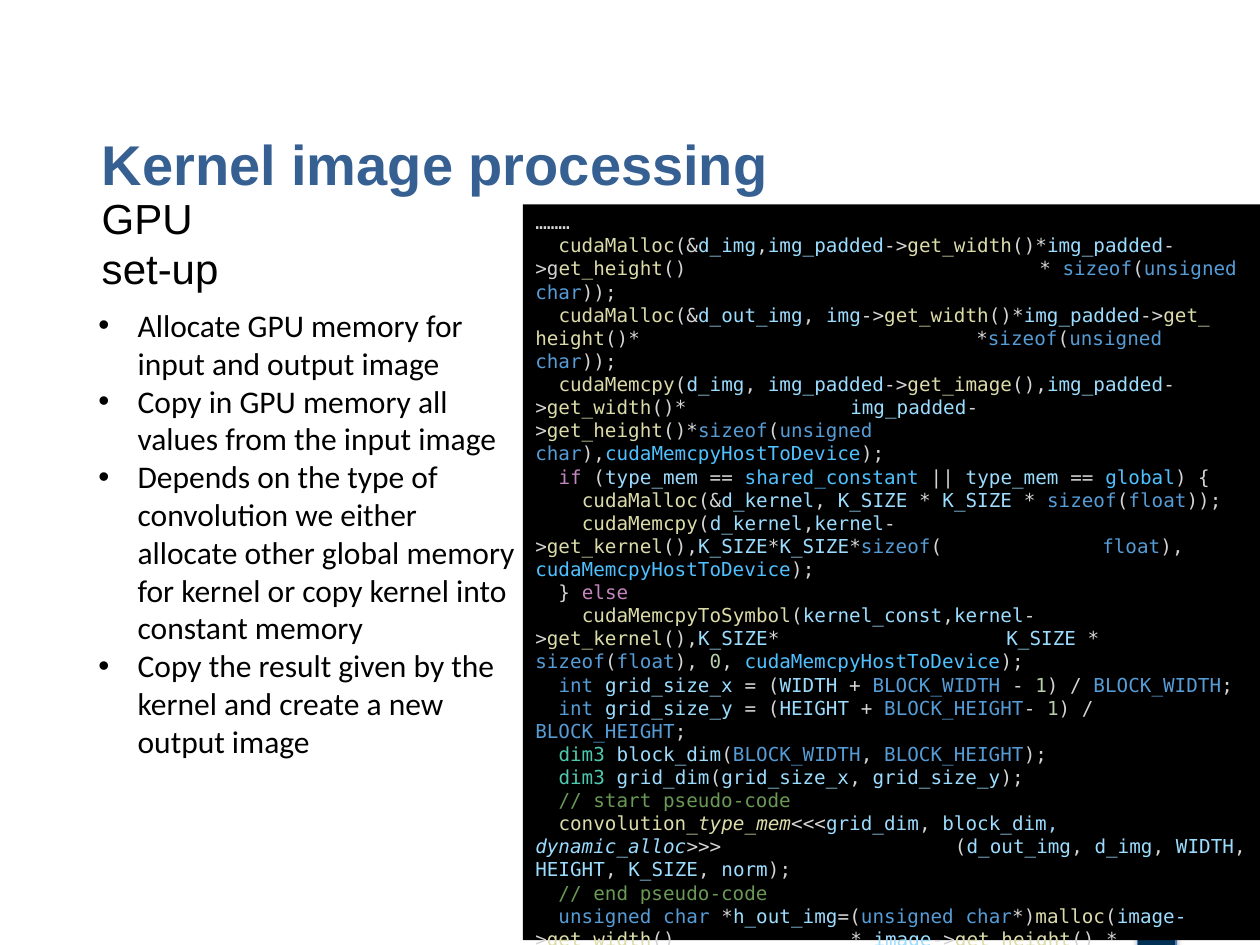
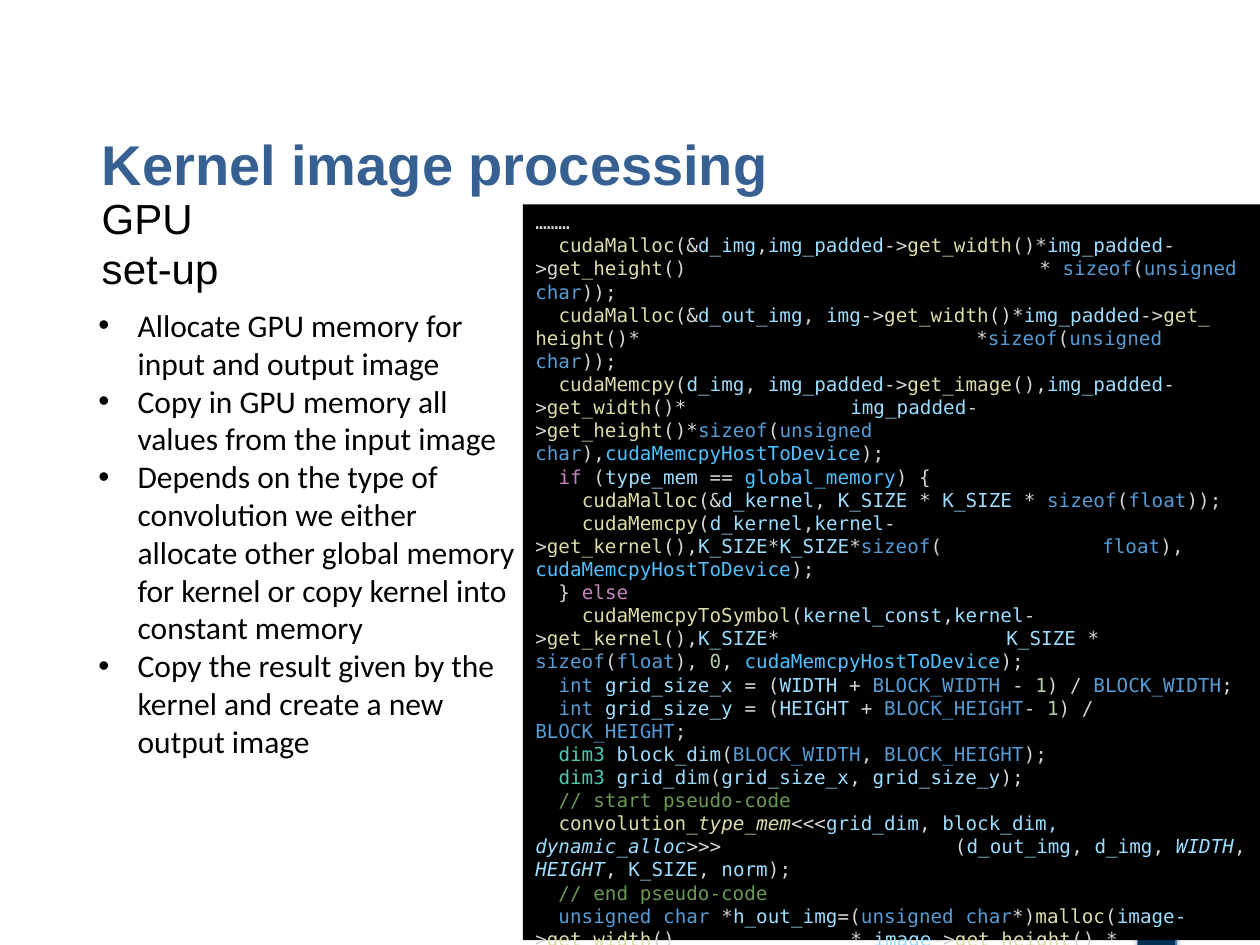
Before and after one commit to villifCoder559/KernelImageProcessing, a slide deck: slide 8 of project_report/kernel_image_processing_presentation.pptx. Drawn at 1260x945 pixels with LibreOffice and Linux fonts; fonts in the diff are those of the drawing; background and template pictures are left out. Boxes give left, top, right and bottom in pixels: in the first picture for what was removed or moved away, otherwise in the second. Text is boxed around its words. In the diff, an @@ line names an element or a change of style, - is before the commit and + after.

```diff
--- a/project_report/kernel_image_processing_presentation.pptx
+++ b/project_report/kernel_image_processing_presentation.pptx
@@ text in rectangle at bbox=[559, 469, 908, 488]: text changed @@
-if (type_mem == shared_constant || type_mem == global) {
+if (type_mem == global_memory) {
@@ text in rectangle at bbox=[535, 815, 1246, 881]: italic on in "WIDTH, HEIGHT," @@
```
Also in this commit, not shown: 3 other slides changed.
